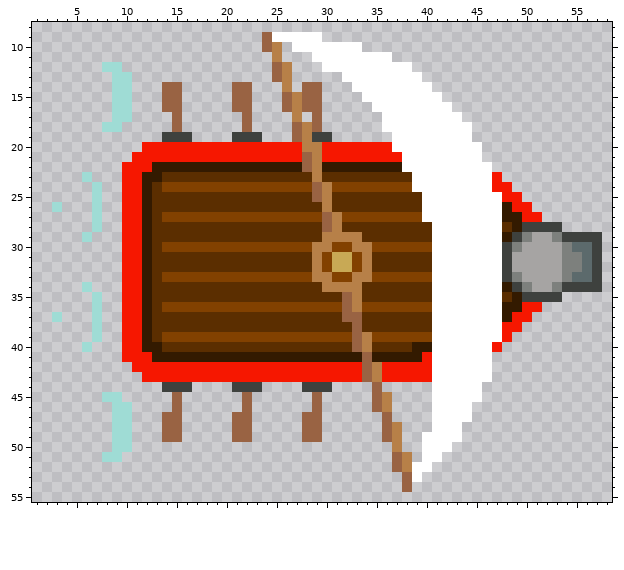
One commit to this pixel-art sprite: Unreal/Content/ship1_3.png. Above is the file before it was changed.
The file is 192x192 pixels, drawn in blocks of 3x3; one block is one cell here. Shown: x 1..58, y 8..55.
The same view after the edit:
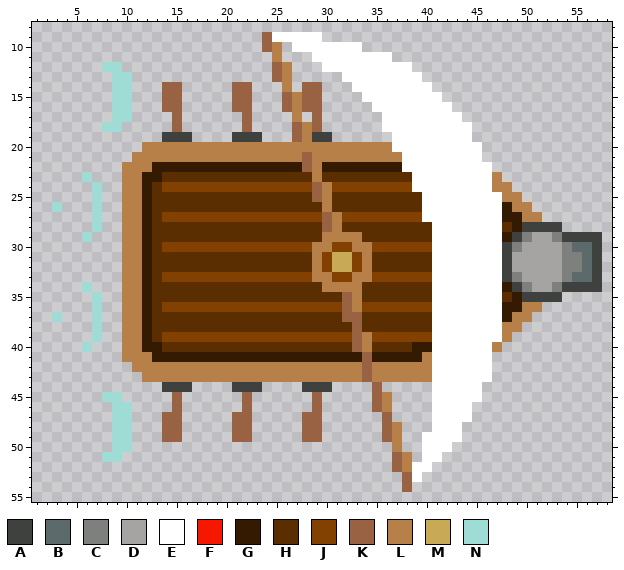
Palette (. is transparent): A #3e413e  B #5c6a6c  C #7d807d  D #a6a4a3  E #ffffff  F #f61700  G #331a00  H #5b2e00  J #824100  K #996343  L #b78048  M #c8a955  N #9fdcd5
The exact change:
Colour F gives way to colour L in row 20 at x 12 to 27 and 30 to 36; in row 21 at x 11 to 27 and 30 to 37; in row 22 at x 10 to 12; in row 23 at x 10 to 11 and 47; in row 24 at x 10 to 11 and 47 to 48; in row 25 at x 10 to 11 and 48 to 49.
Colour F gives way to colour L in row 26 at x 10 to 11 and 49 to 50; in row 27 at x 10 to 11 and 50 to 51; in rows 28 to 35 at x 10 to 11; in row 36 at x 10 to 11 and 50 to 51; in row 37 at x 10 to 11 and 49 to 50; in row 38 at x 10 to 11 and 48 to 49.
Colour F gives way to colour L in row 39 at x 10 to 11 and 48; in row 40 at x 10 to 11 and 47; in row 41 at x 10 to 12 and 40; in row 42 at x 11 to 33 and 36 to 40; in row 43 at x 12 to 33 and 36 to 40.
